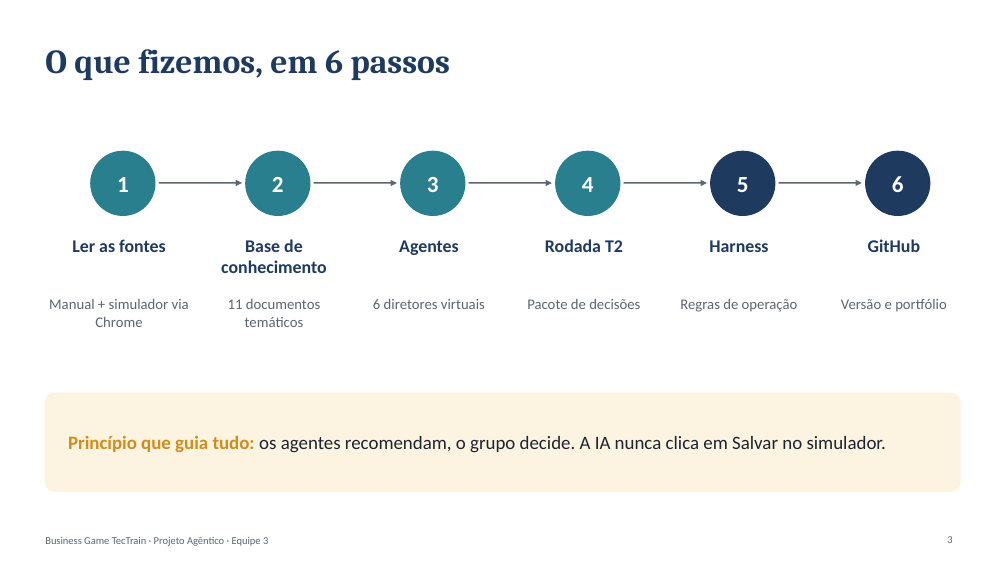
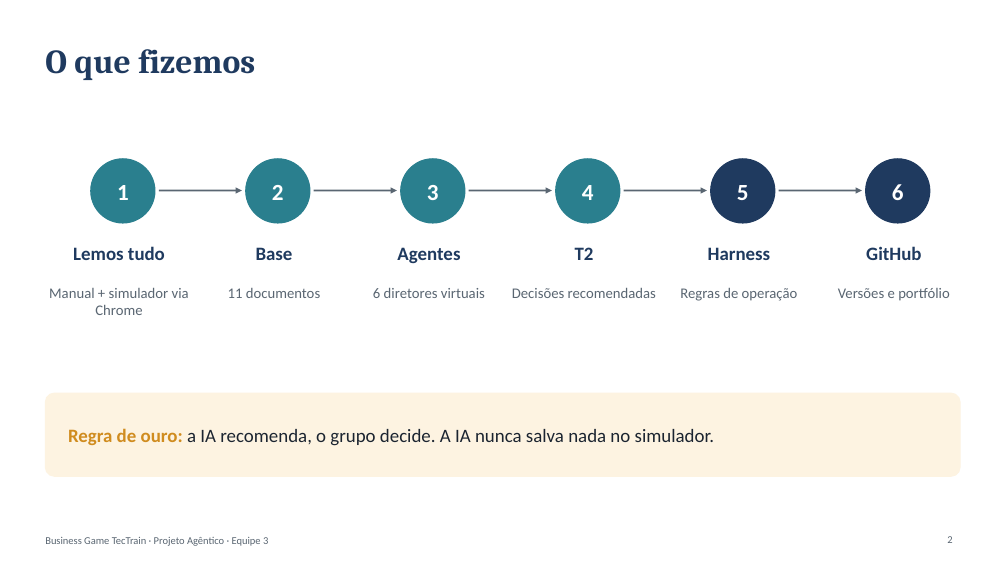
Before and after one commit to katiafrancoso/mba-business-game, a slide deck: slide 2 of entregaveis/Projeto_Agentico_Business_Game_Equipe3.pptx (slide 3 before the commit). Drawn at 1008x567 pixels with LibreOffice and Linux fonts; fonts in the diff are those of the drawing. Boxes give left, top, right and bottom in pixels: in the first picture for what was removed or moved away, otherwise in the second. Text is boxed around its words. In the diff, an @@ line names an element or a change of style, - is before the commit and + after.

```diff
--- a/entregaveis/Projeto_Agentico_Business_Game_Equipe3.pptx
+++ b/entregaveis/Projeto_Agentico_Business_Game_Equipe3.pptx
@@ title at bbox=[45, 49, 255, 80]: text changed @@
-O que fizemos, em 6 passos
+O que fizemos
@@ 6 texts, 6 ellipses, 5 arrows: place and size @@
-6 texts, 6 ellipses, 5 arrows at bbox=[91, 151, 930, 216]
+6 texts, 6 ellipses, 5 arrows at bbox=[91, 159, 930, 223]
@@ text removed at bbox=[72, 239, 166, 252] @@
-Ler as fontes
@@ text added at bbox=[73, 246, 165, 260], 18 pt, text #1F3A5F, bold @@
+Lemos tudo
@@ text at bbox=[256, 247, 293, 260]: text changed; size 17 to 18 pt @@
-Base de conhecimento
+Base
@@ text "Agentes": place and size @@
-text "Agentes" at bbox=[399, 240, 459, 255]
+text "Agentes" at bbox=[397, 247, 460, 263]
@@ text at bbox=[575, 247, 594, 260]: text changed; size 17 to 18 pt @@
-Rodada T2
+T2
@@ text "Harness": place and size @@
-text "Harness" at bbox=[709, 240, 768, 252]
+text "Harness" at bbox=[708, 247, 771, 260]
@@ size 17 to 18 pt in 3 elements at bbox=[397, 247, 460, 263], bbox=[708, 247, 771, 260], bbox=[866, 246, 921, 260] @@
@@ text "GitHub": place and size @@
-text "GitHub" at bbox=[868, 239, 920, 252]
+text "GitHub" at bbox=[866, 246, 921, 260]
@@ text "Manual + simulador via Chrome": place and size @@
-text "Manual + simulador via Chrome" at bbox=[49, 299, 189, 327]
+text "Manual + simulador via Chrome" at bbox=[49, 288, 189, 315]
@@ text at bbox=[228, 288, 320, 298]: text changed @@
-11 documentos temáticos
+11 documentos
@@ text "6 diretores virtuais": place and size @@
-text "6 diretores virtuais" at bbox=[373, 299, 485, 309]
+text "6 diretores virtuais" at bbox=[373, 288, 485, 298]
@@ text at bbox=[512, 288, 656, 298]: text changed @@
-Pacote de decisões
+Decisões recomendadas
@@ text "Regras de operação": place and size @@
-text "Regras de operação" at bbox=[680, 299, 798, 312]
+text "Regras de operação" at bbox=[680, 288, 798, 301]
@@ text at bbox=[838, 288, 950, 301]: text changed @@
-Versão e portfólio
+Versões e portfólio
@@ rounded rectangle: place and size @@
-rounded rectangle at bbox=[45, 393, 960, 492]
+rounded rectangle at bbox=[45, 393, 960, 476]
@@ rounded rectangle at bbox=[45, 393, 960, 476]: proportions changed @@
@@ text at bbox=[68, 428, 714, 446]: text changed @@
-Princípio que guia tudo: os agentes recomendam, o grupo decide. A IA nunca clica em Salvar no simulador.
+Regra de ouro: a IA recomenda, o grupo decide. A IA nunca salva nada no simulador.
```
Also in this commit, not shown: 3 other slides changed, 2 slides added, 8 slides removed, 3 other files.
